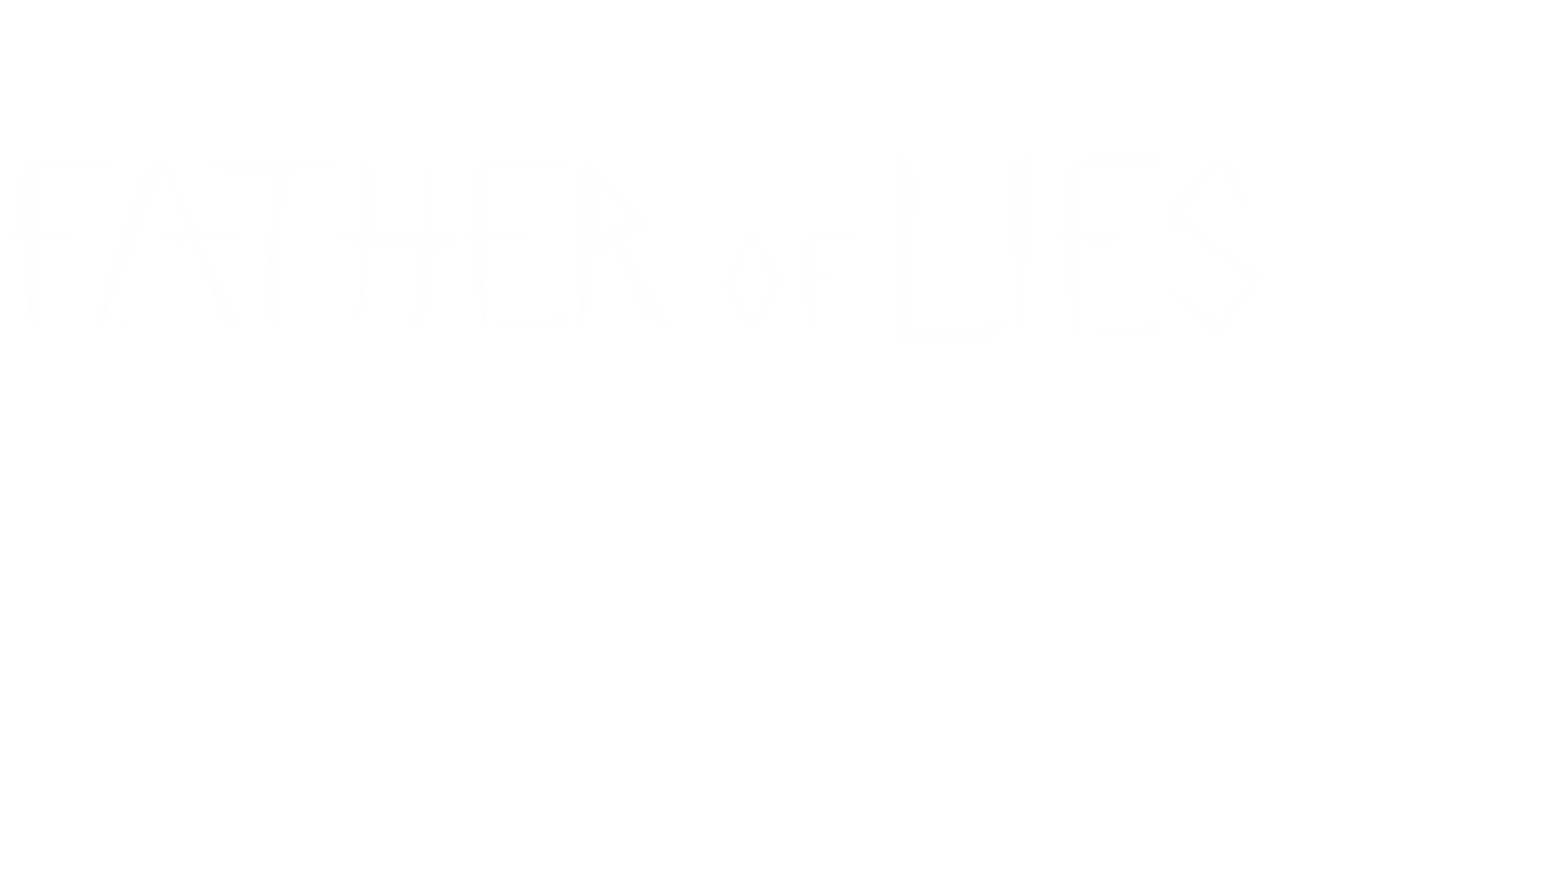
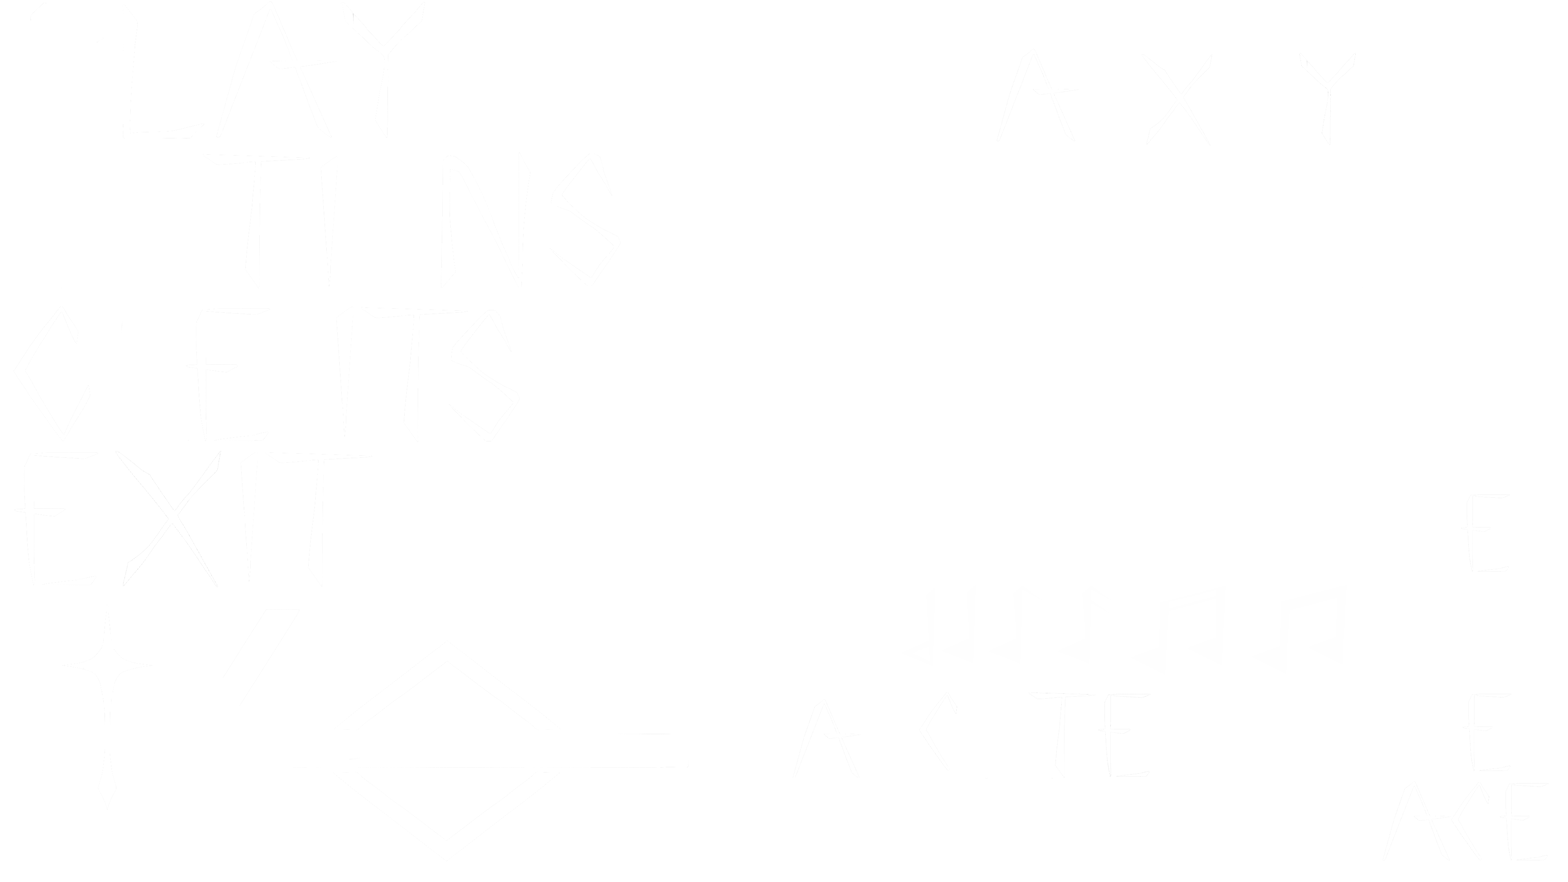
Revision of a layered (1568, 882) image; what changed, layer by layer:
hid "Stone ish" over [13, 145, 1211, 829]
showed "Layer 5", opacity 47% → 100%, painted on it over [13, 1, 1549, 862]